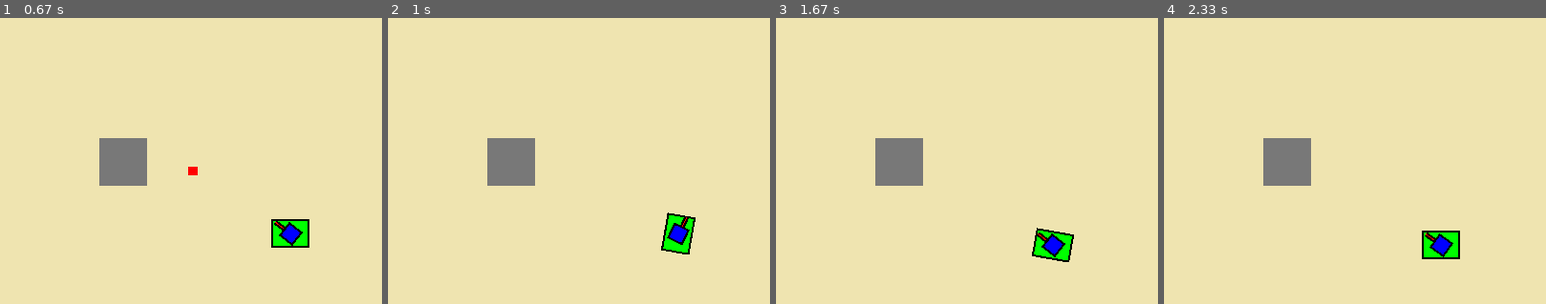
Above: before the commit, frames 1-4 (left to right).
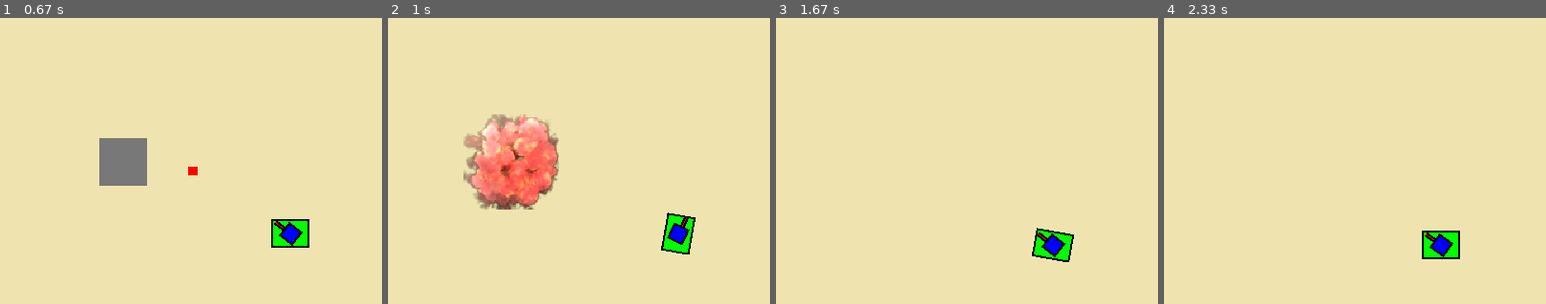
Above: after the commit, the same moments.

Repository: Keksfabrik-glitch/Panzerkiste
Game: pygame game, started from panzer.py
The game is run twice, just before and just after one commit, with the same random seed, the same clock (stepped at 60 frames per second) and the same inputs.
Inputs (mouse positions are % of the whole screen's width and height, from its top left):
- Up to frame 1 (0.67 s): click "Kugeln: 5" at 0.38 s
- Up to frame 2 (1 s): hold D from 0.67 s (still down); move the mouse to (59, 26) at 0.7 s
- Up to frame 3 (1.67 s): release D at 1.13 s; hold W 1.17-1.47 s; move the mouse to (59, 24) at 1.2 s; hold D from 1.5 s (still down); move the mouse to (27, 30) at 1.53 s
- Up to frame 4 (2.33 s): release D at 1.97 s; hold A from 2 s (still down); move the mouse to (29, 34) at 2.03 s
The pictures show only the part of the screen within x 12-62%, y 12-62%; the shares and areas given below are measured in that part.

Frame 1 is identical in both runs. In frame 2, 6.5% of the frame differs, in the area x 19-45%, y 33-67%; in frame 3, 2.1%; in frame 4, 2.1%.

Commit message:
Mienen Explosionen können Wände auch einreißen+ Debug

Diff:
--- a/panzer.py
+++ b/panzer.py
@@ -31,19 +31,20 @@
         self.kugel_art = 1  # 2 = Feuer
         self.nachladezeit = 3
         self.letzterSchuss = 0
-        self.schuss_cooldown = 150  # in Millisekunden
+        self.schuss_cooldown = 250  # in Millisekunden
         self.letzterEinzelschuss = 0
         self.mieneZeit = 7 #Bis zur explosion
         self.mienenAnzahl = -1  # -1 = unendlich viele
-        self.letzte_mine_zeit = 0
+        self.letzte_mine_zeit = -2*1000 #5 Cooldown. 3 Sekunden nach Spawn erste Miene
         self.mine_cooldown = 5    # zwischen neuen Mienen
+        self.explosionsRadius = 40
         self.drehgeschwindigkeit = 5
         self.turmDrehgeschw = 8
         self.abpraller = 2
         self.abprallChance = 0.75
         self.richtung = 90  #
         self.turmWinkel = 0
-        self.leben = 3
+        self.leben = 1
         self.mienenPos = []
         self.winkel = 0
         self.turmWinkel = 0
@@ -85,6 +86,19 @@
                     pos = self.position.copy()
                     self.mienenPos.append({'pos': pos, 'gelegt': jetzt})
                     self.letzte_mine_zeit = jetzt
+    def Schuss(self):
+         if self.kugeln > 0 and jetzt - self.letzterEinzelschuss >= self.schuss_cooldown:
+            richtung = pygame.Vector2(maus_pos) - self.position
+            if richtung.length() != 0:
+                neue_kugel = Kugel(self.position, richtung,abpraller=player.abpraller,abprallChance=player.abprallChance)
+                kugel_gruppe.add(neue_kugel)
+                self.kugeln -= 1
+                self.letzterEinzelschuss = jetzt
+                # Wenn letzte Kugel verschossen wurde, starte Nachladezeit
+                if self.kugeln == 0:
+                    self.letzterSchuss = jetzt
+
+
 
 class Explosion(pygame.sprite.Sprite):
     def __init__(self, x, y):
@@ -128,14 +142,14 @@
         bewegung = self.richtung * self.geschwindigkeit
         neue_rect = self.rect.move(bewegung)
 
-        kollidierte_wand = pygame.sprite.spritecollideany(self, wände)
-        if kollidierte_wand:
-            if kollidierte_wand.zersörbarkeit:
-                kollidierte_wand.schaden()
+        getroffeneWand = pygame.sprite.spritecollideany(self, wände)
+        if getroffeneWand:
+            if getroffeneWand.zersörbarkeit:
+                getroffeneWand.schaden()
                 self.kill()
             else:
                 if self.abpraller > 0 and random.random() <= self.abprallChance:
-                    if kollidierte_wand.rect.width > kollidierte_wand.rect.height:
+                    if getroffeneWand.rect.width > getroffeneWand.rect.height:
                         self.richtung.y *= -1
                     else:
                         self.richtung.x *= -1
@@ -153,13 +167,14 @@
 
 
 class Wall(pygame.sprite.Sprite):
-    def __init__(self, x, y, breite, höhe, zersörbarkeit=False, leben=3):
+    def __init__(self, x, y, breite, höhe, zersörbarkeit=False, leben=1):
         super().__init__()
         self.image = pygame.Surface((breite, höhe))
         self.image.fill((120, 120, 120) if zersörbarkeit else SCHWARZ)
         self.rect = self.image.get_rect(topleft=(x, y))
         self.zersörbarkeit = zersörbarkeit
         self.leben = leben
+        self.mask = pygame.mask.from_surface(self.image)
 
     def schaden(self):
         if self.zersörbarkeit:
@@ -187,7 +202,7 @@
 wände.add(Wall(0, HEIGHT - 2, WIDTH, 2))      # Unten
 wände.add(Wall(0, 0, 2, HEIGHT))              # Links
 wände.add(Wall(WIDTH - 2, 0, 2, HEIGHT))      # Rechts
-wände.add(Wall(200, 200, 50, 50, zersörbarkeit=True, leben=2))  # zerstörbar
+wände.add(Wall(200, 200, 50, 50, zersörbarkeit=True, leben=1))  # zerstörbar
 
 
 # Haupt-Game Loop
@@ -220,31 +235,41 @@
     if keys[pygame.K_SPACE]:
         threading.Thread(target=player.Miene).start()
 
-
+    ##PLAYER: KUGELN
     # Wenn linke Maustaste gedrückt ist und Spieler Kugeln hat
     if pygame.mouse.get_pressed()[0]:
-        if player.kugeln > 0 and jetzt - player.letzterEinzelschuss >= player.schuss_cooldown:
-            richtung = pygame.Vector2(maus_pos) - player.position
-            if richtung.length() != 0:
-                neue_kugel = Kugel(player.position, richtung,abpraller=player.abpraller,abprallChance=player.abprallChance)
-                kugel_gruppe.add(neue_kugel)
-                player.kugeln -= 1
-                player.letzterEinzelschuss = jetzt
-                # Wenn letzte Kugel verschossen wurde, starte Nachladezeit
-                if player.kugeln == 0:
-                    player.letzterSchuss = jetzt
-
+       player.Schuss()
     # Nachladen nach Pause
     if player.kugeln == 0 and jetzt - player.letzterSchuss >= player.nachladezeit * 1000:
         player.kugeln = 5
 
-
+    ## PLAYER: MIENEN
     for m in player.mienenPos[:]:
         t = (jetzt - m['gelegt']) / 1000
         rest = player.mieneZeit - t
         if rest <= 0:
             explosions_gruppe.add(Explosion(m['pos'].x, m['pos'].y))
             player.mienenPos.remove(m)
+            # Sprite
+            explosions_sprite = pygame.sprite.Sprite()
+            radius = player.explosionsRadius
+            explosions_sprite.image = pygame.Surface((radius*2, radius*2), pygame.SRCALPHA)
+            pygame.draw.circle(explosions_sprite.image, (255, 0, 0, 128), (radius, radius), radius)
+            explosions_sprite.rect = explosions_sprite.image.get_rect(center=(m['pos'].x, m['pos'].y))
+            explosions_sprite.mask = pygame.mask.from_surface(explosions_sprite.image)
+            # Kollisionnen
+            getroffeneWand = pygame.sprite.spritecollideany(explosions_sprite, wände, collided=pygame.sprite.collide_mask)
+            if getroffeneWand:
+                if getroffeneWand.zersörbarkeit:
+                    getroffeneWand.schaden()
+
+            #getroffenenPlayer = pygame.sprite.spritecollideany(explosions_sprite, panzer_mask, collided=pygame.sprite.collide_mask)
+            #if getroffenenPlayer:
+            #    if getroffenenPlayer.leben:
+            #        if getroffenenPlayer.leben >= 1:
+            #            getroffenenPlayer.leben -= 1
+            #        if getroffenenPlayer.leben <= 0:
+            #            print("Ende")
         else:
             if rest <= 2:   # letzte 2 Sekunden
                 # schneller Blinken
@@ -255,10 +280,11 @@
                 farbe = (255, 0, 0)  # normal rot, kein Blinken
 
             pygame.draw.circle(screen, farbe, (int(m['pos'].x), int(m['pos'].y)), 8)
-
-    #Drehe das untere
+    ## PLAYER: ZEICHNEN
+    #Drehe das untere [Panzerkörper]
     gedreht = pygame.transform.rotate(panzer_surface, -player.richtung)
     gedreht_rect = gedreht.get_rect(center=player.position)
+    panzer_mask = pygame.mask.from_surface(gedreht)
     #Drehe den Turm
     rotiert = pygame.transform.rotate(turm, -winkel)
     neu_rect = rotiert.get_rect(center=player.position)
@@ -267,18 +293,21 @@
     kanone_rect = gedrehte_kanone.get_rect(center=player.position)
     # Zeichne den Unterteil
     screen.blit(gedreht, gedreht_rect.topleft)
+    #KUGELN : ZEICHEN
+    kugel_gruppe.update()
+    kugel_gruppe.draw(screen)
+    #PLAYER: ZEICHNEN
     #Zeichne die Kanone
     screen.blit(gedrehte_kanone, kanone_rect.topleft)
     #Zeichne den Turm
     screen.blit(rotiert, neu_rect.topleft)
-    #Wände
+
+    ## WÄNDE: ZEICHENN
     wände.draw(screen)
-    #Explosionen
+    #Explosionen: Zeichnen
     explosions_gruppe.update()
     explosions_gruppe.draw(screen)
-    #Kugeln
-    kugel_gruppe.update()
-    kugel_gruppe.draw(screen)
+    #TEXT: ZEICHNEN
     font = pygame.font.SysFont(None, 24)
     text = font.render("Kugeln: {}".format(player.kugeln), True, SCHWARZ)
     screen.blit(text, (30, 30))
